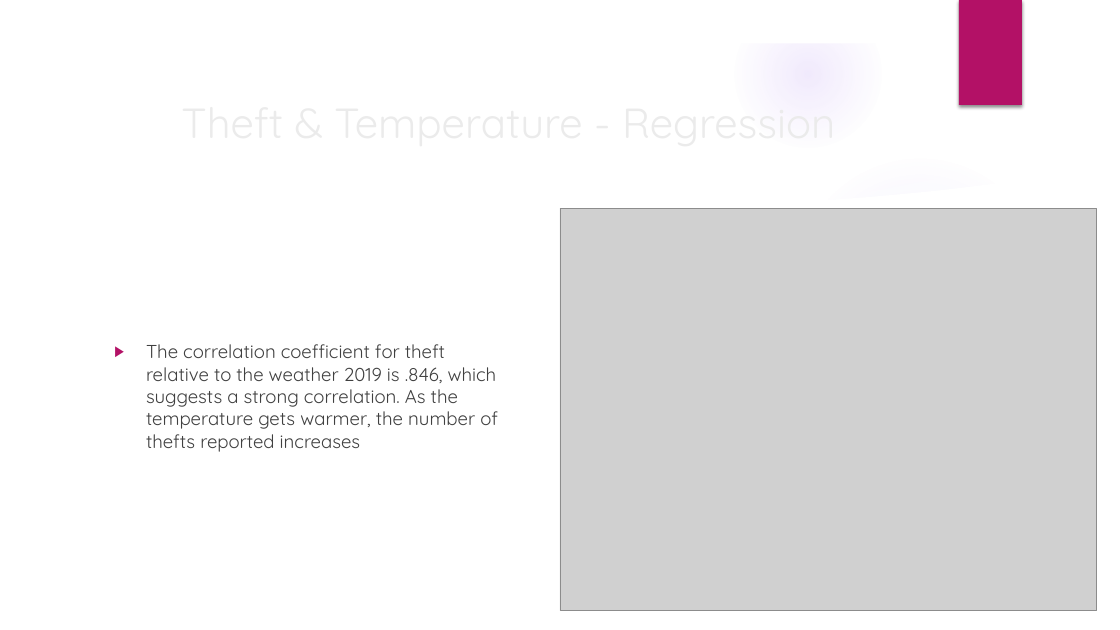
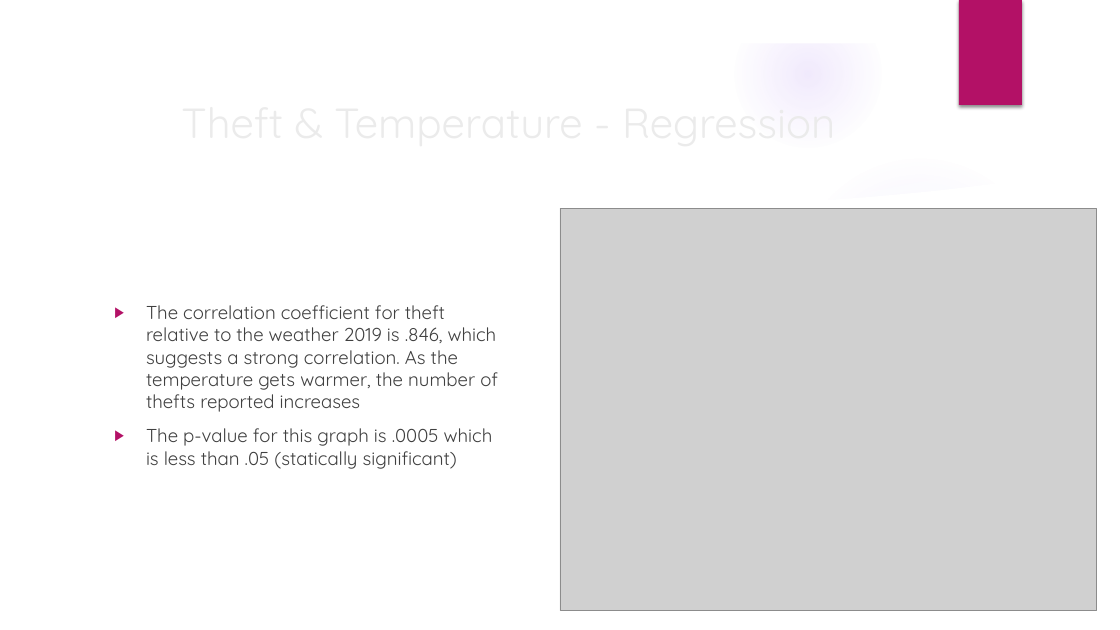
Before and after one commit to jwiley04/Chicago-Crimes, a slide deck: slide 10 of Project 1 - Chicago Crimes Analysis Summary.pptx (slide 7 before the commit). Drawn at 1120x630 pixels with LibreOffice and Linux fonts; fonts in the diff are those of the drawing; grey boxes stand for pictures; background and template pictures are left out. Boxes give left, top, right and bottom in pixels: in the first picture for what was removed or moved away, otherwise in the second. Text is boxed around its words. In the diff, an @@ line names an element or a change of style, - is before the commit and + after.

```diff
--- a/Project 1 - Chicago Crimes Analysis Summary.pptx
+++ b/Project 1 - Chicago Crimes Analysis Summary.pptx
@@ text at bbox=[146, 428, 493, 469]: paragraph added @@
+▶ The p-value for this graph is .0005 which is less than .05 (statically significant)
```
Also in this commit, not shown: 2 other slides changed, 7 slides added.
